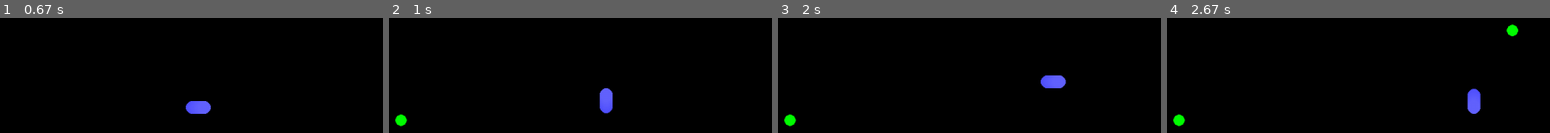
Above: before the commit, frames 1-4 (left to right).
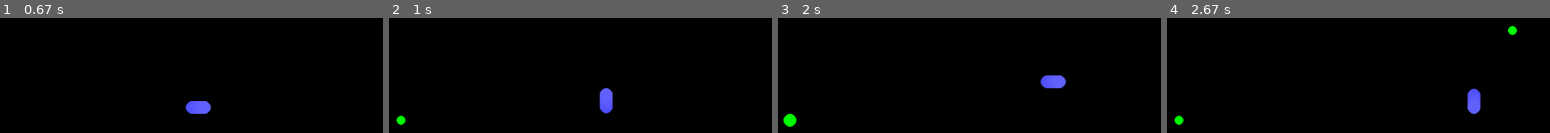
Above: after the commit, the same moments.

Repository: fredrik-andreassen/pygame-snake
Game: pygame game, started from main.py
Two runs of this game, one before a commit and one after it. Both use one fixed random seed, a clock stepped at 60 frames per second and the inputs below.
Inputs:
- Up to frame 1 (0.67 s): hold Right from 0.33 s (still down)
- Up to frame 2 (1 s): release Right at 0.8 s; hold Up from 0.83 s (still down)
- Up to frame 3 (2 s): release Up at 1.13 s; hold Right 1.17-1.63 s
- Up to frame 4 (2.67 s): hold Down 2.23-2.53 s; hold Left from 2.57 s (still down)

Frame 1 is identical in both runs. In frame 2, 0.1% of the frame differs, in the area x 1-5%, y 83-95%; in frame 3, 0.1%; in frame 4, 0.3%, in the area x 1-92%, y 5-95%.

Commit message:
main sender frame_nr til Board

Diff:
--- a/main.py
+++ b/main.py
@@ -29,7 +29,9 @@
     board = Board(main_surface, STEP)
     board.add_snake({pygame.K_UP: 'up', pygame.K_DOWN: 'down', pygame.K_RIGHT: 'right', pygame.K_LEFT: 'left'})
 
+    frame_nr = 0
     while True:
+        frame_nr += 1
         for event in pygame.event.get():
             if event.type == pygame.QUIT:
                 pygame.quit()
@@ -42,7 +44,7 @@
         board.update()
 
         main_surface.fill((0, 0, 0))
-        board.draw()
+        board.draw(frame_nr)
 
         if MODE == 'debug':
             for x in range(STEP, WIDTH, STEP):
